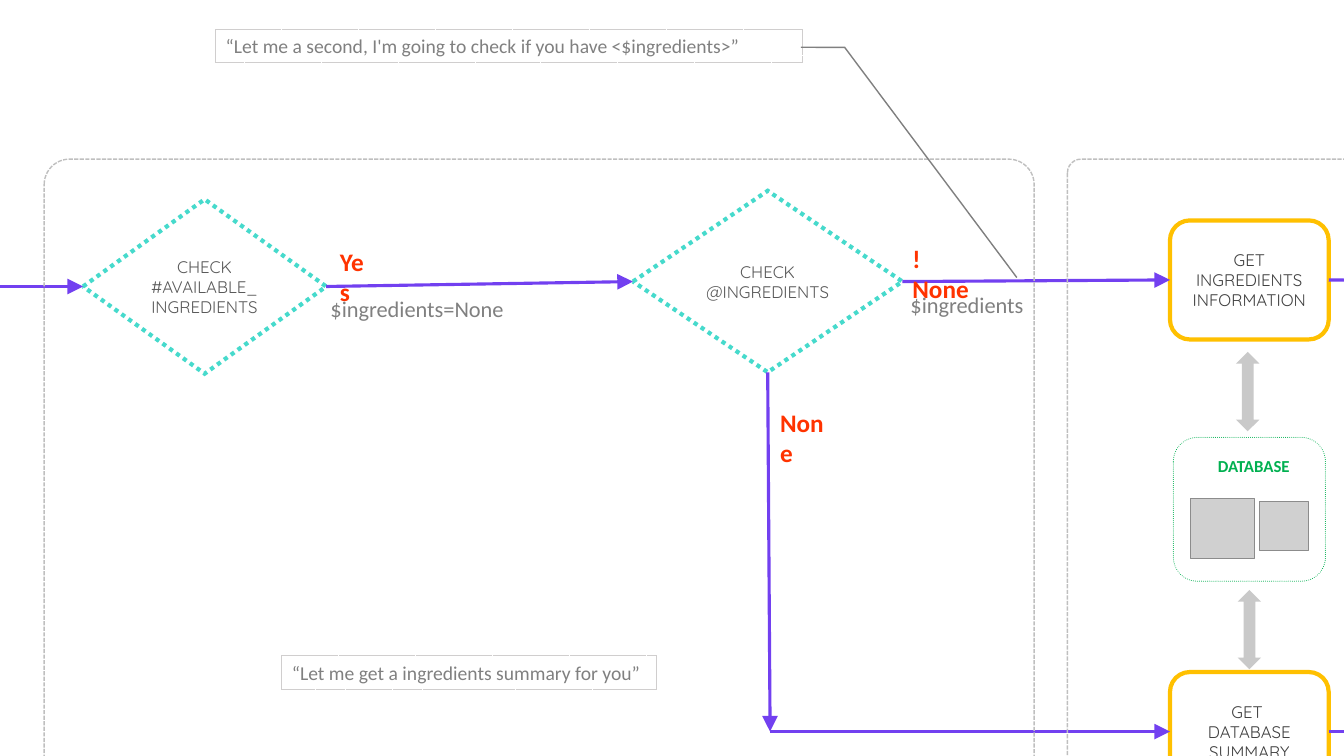
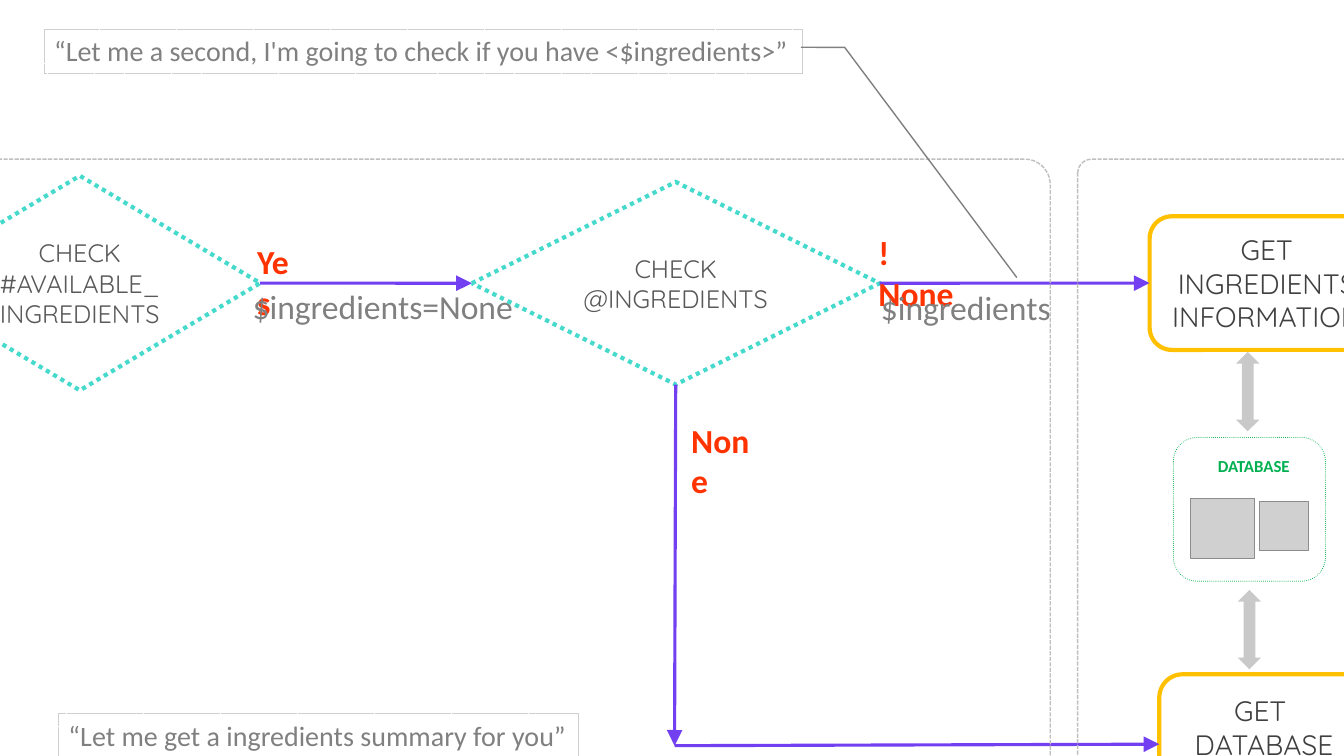
Before and after one commit to inmperfer/TFM, a slide deck: slide 4 of memoria/images/diagrama intenciones.pptx. Drawn at 1344x756 pixels with LibreOffice and Linux fonts; fonts in the diff are those of the drawing; grey boxes stand for pictures. Boxes give left, top, right and bottom in pixels: in the first picture for what was removed or moved away, otherwise in the second. Text is boxed around its words. In the diff, an @@ line names an element or a change of style, - is before the commit and + after.

```diff
--- a/memoria/images/diagrama intenciones.pptx
+++ b/memoria/images/diagrama intenciones.pptx
@@ rectangle "“Let me a second, I'm ..." resized from (x1=216, y1=29, x2=803, y2=64) to (x1=44, y1=29, x2=803, y2=74) @@
@@ rectangle "“Let me a second, I'm ..." at (x1=44, y1=29, x2=803, y2=74): size 14 to 20 pt @@
@@ diamond "CHECK" at (x1=0, y1=175, x2=260, y2=390): size 12 to 18 pt @@
@@ diamond "CHECK" resized from (x1=83, y1=200, x2=326, y2=374) to (x1=0, y1=175, x2=260, y2=390) @@
@@ rounded rectangle resized from (x1=44, y1=159, x2=1034, y2=756) to (x1=0, y1=159, x2=1051, y2=756) @@
@@ rounded rectangle resized from (x1=1068, y1=159, x2=1344, y2=756) to (x1=1078, y1=159, x2=1344, y2=756) @@
@@ diamond "CHECK" resized from (x1=633, y1=191, x2=902, y2=372) to (x1=472, y1=182, x2=880, y2=385) @@
@@ diamond "CHECK" at (x1=472, y1=182, x2=880, y2=385): size 12 to 18 pt @@
@@ text "Yes" moved from (x1=330, y1=241, x2=382, y2=281) to (x1=247, y1=236, x2=311, y2=286) @@
@@ text "! None" moved from (x1=902, y1=239, x2=991, y2=279) to (x1=869, y1=228, x2=980, y2=278) @@
@@ rounded rectangle "GET" at (x1=1149, y1=217, x2=1344, y2=351): size 12 to 20 pt @@
@@ rounded rectangle "GET" resized from (x1=1171, y1=221, x2=1329, y2=340) to (x1=1149, y1=217, x2=1344, y2=351) @@
@@ arrow removed from (0, 286) to (83, 286) @@
@@ text "$ingredients=None" at (x1=253, y1=291, x2=513, y2=325): size 16 to 24 pt @@
@@ text "$ingredients=None" moved from (x1=330, y1=299, x2=503, y2=321) to (x1=253, y1=291, x2=513, y2=325) @@
@@ arrow moved from (327, 286) - (633, 281) to (260, 283) - (472, 283) @@
@@ size 18 to 24 pt in 3 elements at (x1=869, y1=228, x2=980, y2=278), (x1=247, y1=236, x2=311, y2=286), (x1=878, y1=278, x2=953, y2=314) @@
@@ text "None" moved from (x1=912, y1=279, x2=968, y2=305) to (x1=878, y1=278, x2=953, y2=314) @@
@@ text "$ingredients" moved from (x1=910, y1=294, x2=1023, y2=317) to (x1=881, y1=293, x2=1051, y2=328) @@
@@ text "$ingredients" at (x1=881, y1=293, x2=1051, y2=328): size 16 to 24 pt @@
@@ arrow moved from (902, 281) - (1171, 280) to (880, 283) - (1149, 283) @@
@@ arrow removed from (1329, 280) to (1344, 281) @@
@@ arrow moved from (768, 372) - (770, 732) to (676, 385) - (675, 746) @@
@@ rounded rectangle "GET" resized from (x1=1171, y1=673, x2=1329, y2=756) to (x1=1159, y1=675, x2=1344, y2=756) @@
@@ rounded rectangle "GET" at (x1=1159, y1=675, x2=1344, y2=756): size 12 to 20 pt @@
@@ rectangle "“Let me get a ingredients ..." at (x1=58, y1=713, x2=578, y2=756): size 14 to 20 pt @@
@@ rectangle "“Let me get a ingredients ..." resized from (x1=282, y1=656, x2=656, y2=691) to (x1=58, y1=713, x2=578, y2=756) @@
@@ arrow moved from (770, 732) - (1171, 732) to (675, 746) - (1159, 744) @@
@@ arrow removed from (1329, 732) to (1344, 732) @@
```
Also in this commit, not shown: 1 other slide changed, 11 other files.
